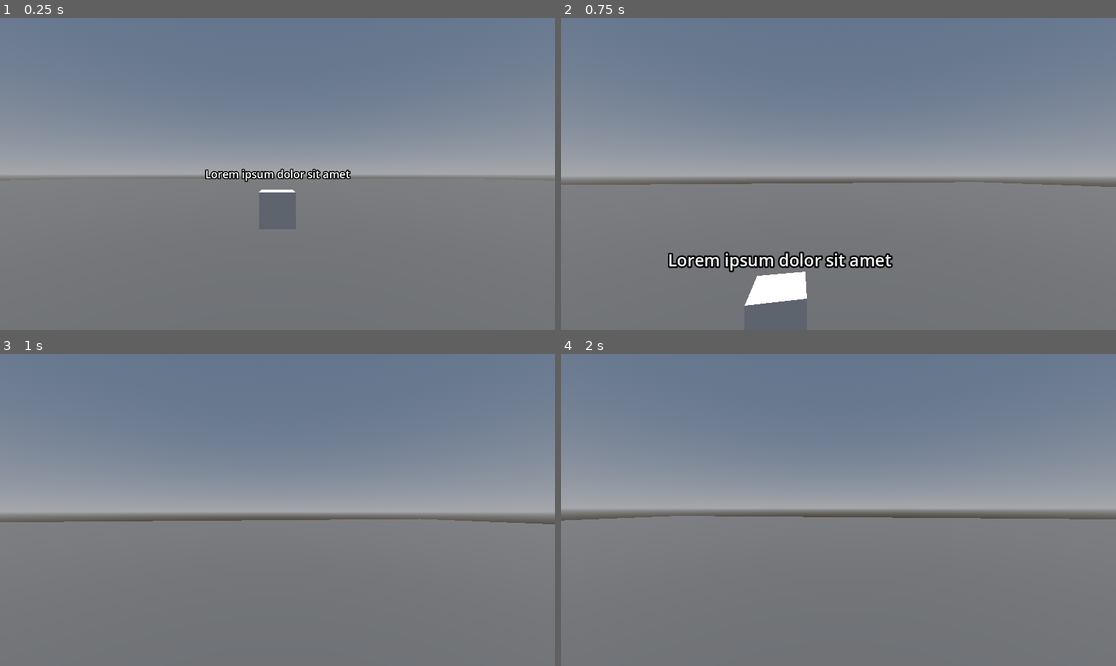
Above: before the commit, frames 1-4 (two rows, left to right).
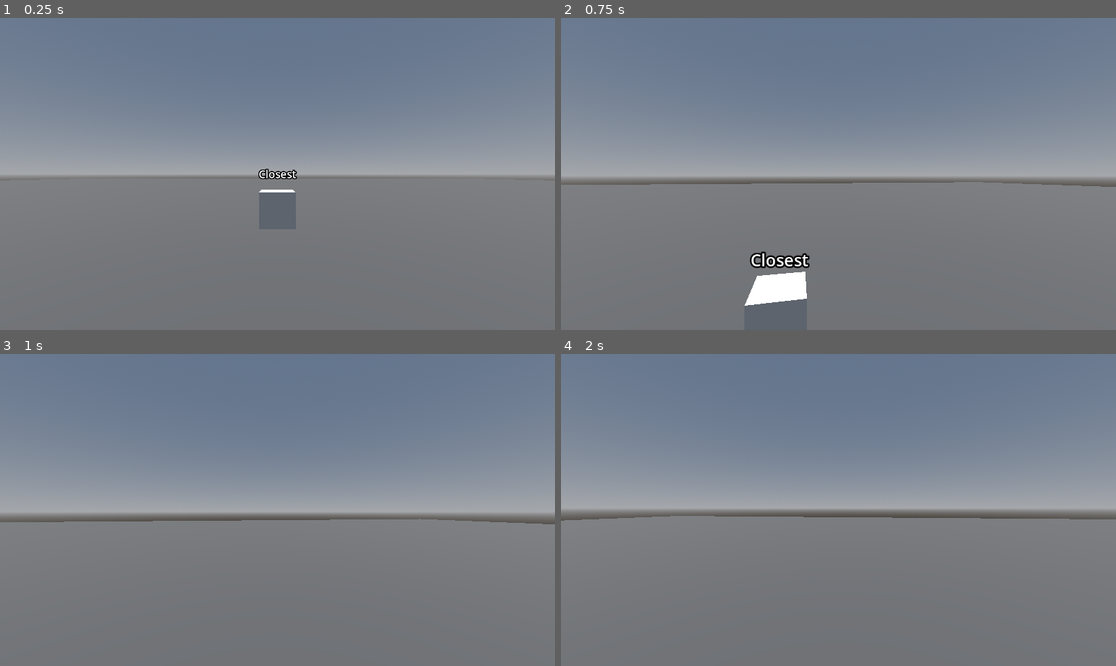
Above: after the commit, the same moments.

Repository: MASSHUU12/godot-interaction-system
Game: Godot game, scene res://example/Main.tscn
Same seed, same stepped clock (60 frames per second), same inputs: the game is played once before the commit and once after it.
Inputs (mouse positions are in pixels of both pictures, inside the frame that each line leads up to):
- Up to frame 1 (0.25 s): no input
- Up to frame 2 (0.75 s): tap Enter (ui_accept) at 0.5 s; move the mouse to (866, 174) at 0.52 s; hold W (move_forward) from 0.53 s (still down)
- Up to frame 3 (1 s): keep holding W (move_forward); tap Enter (ui_accept) at 0.77 s
- Up to frame 4 (2 s): keep holding W (move_forward); move the mouse to (810, 510) at 1.27 s; tap Enter (ui_accept) at 1.52 s

The runs differ from the first frame. In frame 1, 0.6% of the frame differs, in the area x 36-64%, y 48-53%; in frame 2, 1.5%, in the area x 19-60%, y 74-82%; in frame 3, nothing differs; in frame 4, nothing differs.

Commit message:
Fixed Area3D in an example

Diff:
--- a/example/player/Player.tscn
+++ b/example/player/Player.tscn
@@ -24,6 +24,8 @@
 shape = SubResource("CapsuleShape3D_0f17r")
 
 [node name="Area3D" type="Area3D" parent="."]
+collision_layer = 0
+collision_mask = 2
 
 [node name="CollisionShape3D" type="CollisionShape3D" parent="Area3D"]
 shape = SubResource("BoxShape3D_0a8oh")
Not shown, changed: addons/godot_interaction/systems/interaction/interactor.gd
Not shown, changed: CHANGELOG.md
